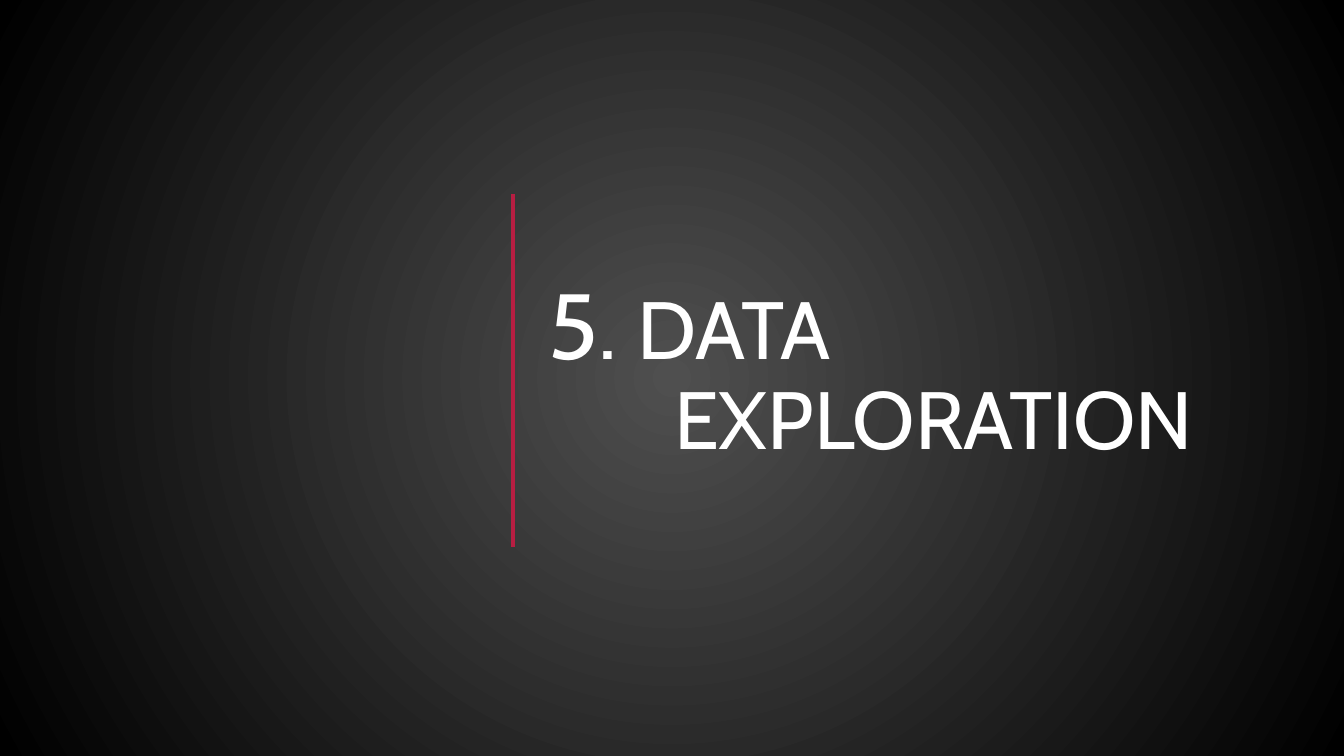
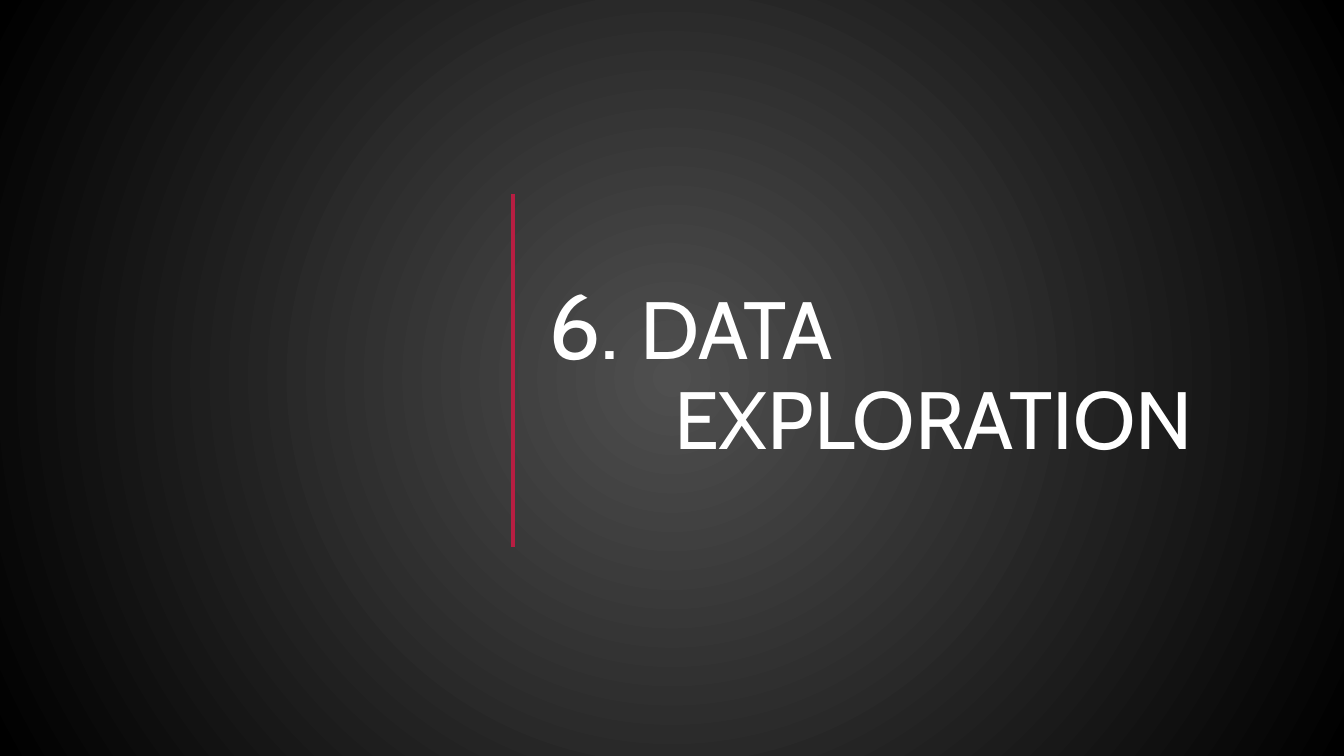
Before and after one commit to NensiH/Social_media_impact, a slide deck: slide 12 of Presentation/Social_Media_Impact_final_ppt.pptx (slide 10 before the commit). Drawn at 1344x756 pixels with LibreOffice and Linux fonts; fonts in the diff are those of the drawing; grey boxes stand for pictures; background and template pictures are left out. Boxes give left, top, right and bottom in pixels: in the first picture for what was removed or moved away, otherwise in the second. Text is boxed around its words. In the diff, an @@ line names an element or a change of style, - is before the commit and + after.

```diff
--- a/Presentation/Social_Media_Impact_final_ppt.pptx
+++ b/Presentation/Social_Media_Impact_final_ppt.pptx
@@ title at (548,294,1193,450): text changed @@
-5. DATA EXPLORATION
+6. DATA EXPLORATION
```
Also in this commit, not shown: 7 other slides changed.
